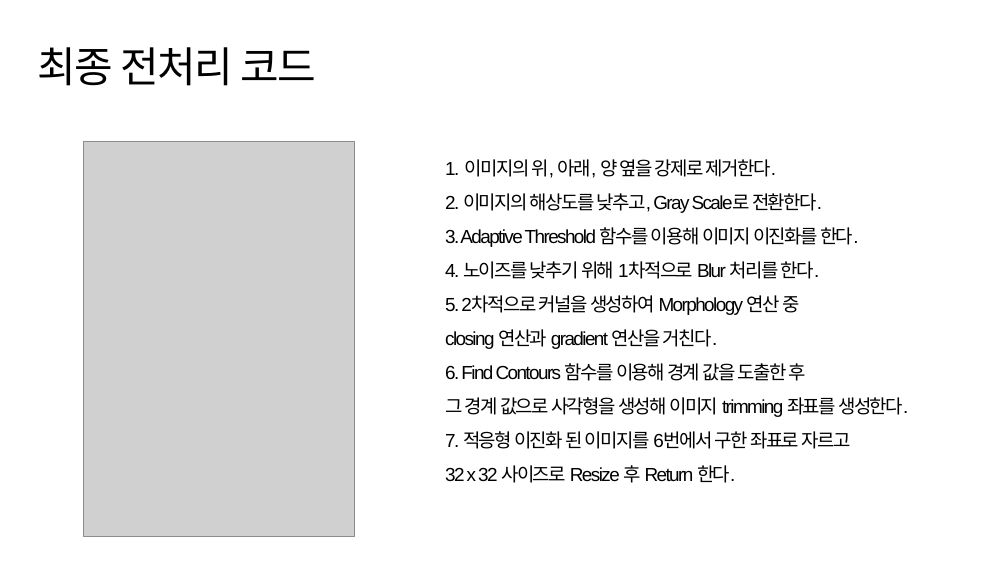
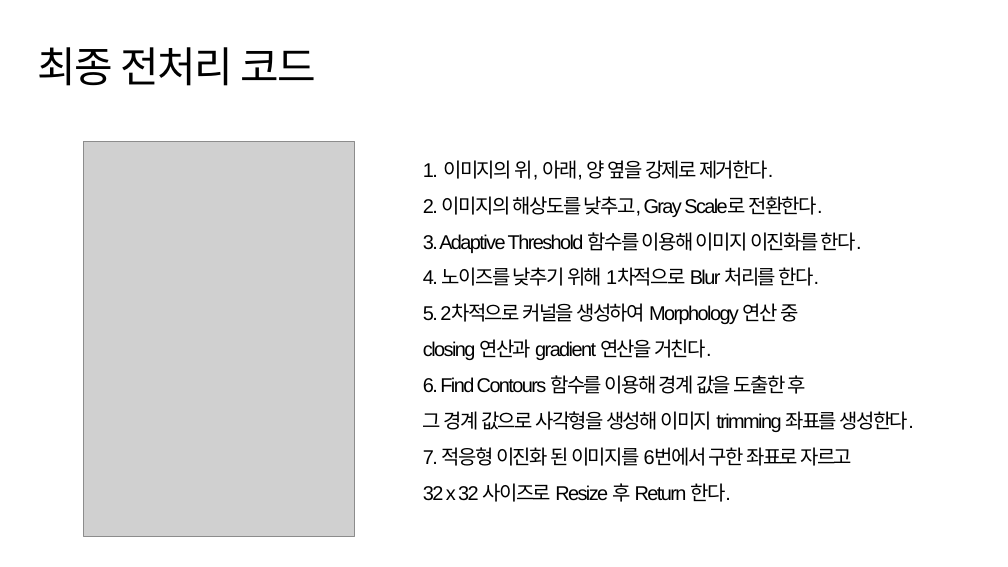
Before and after one commit to suk-6/22-dcc, a slide deck: slide 9 of 춘식이 발표자료2.pptx. Drawn at 1008x567 pixels with LibreOffice and Linux fonts; fonts in the diff are those of the drawing; grey boxes stand for pictures; background and template pictures are left out. Boxes give left, top, right and bottom in pixels: in the first picture for what was removed or moved away, otherwise in the second. Text is boxed around its words. In the diff, an @@ line names an element or a change of style, - is before the commit and + after.

```diff
--- a/춘식이 발표자료2.pptx
+++ b/춘식이 발표자료2.pptx
@@ text "1. 이미지의 위, 아래, 양 ...": place and size @@
-text "1. 이미지의 위, 아래, 양 ..." at (445,159,908,483)
+text "1. 이미지의 위, 아래, 양 ..." at (423,160,914,502)
@@ text "1. 이미지의 위, 아래, 양 ..." at (423,160,914,502): size 18 to 19 pt @@
```
Also in this commit, not shown: 2 other slides changed, 1 other file.
